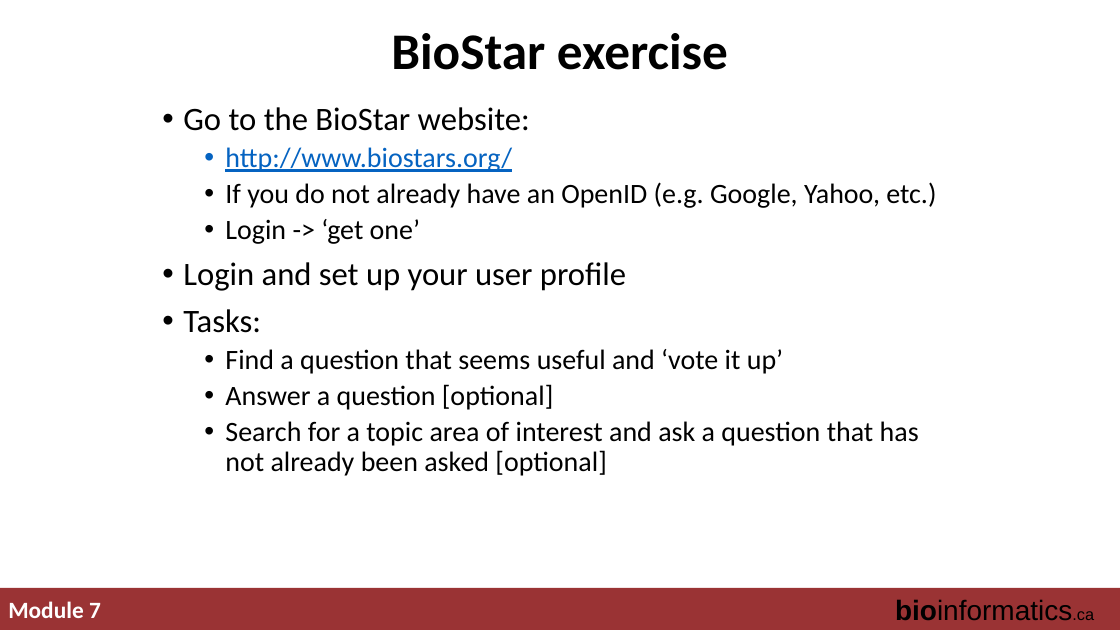
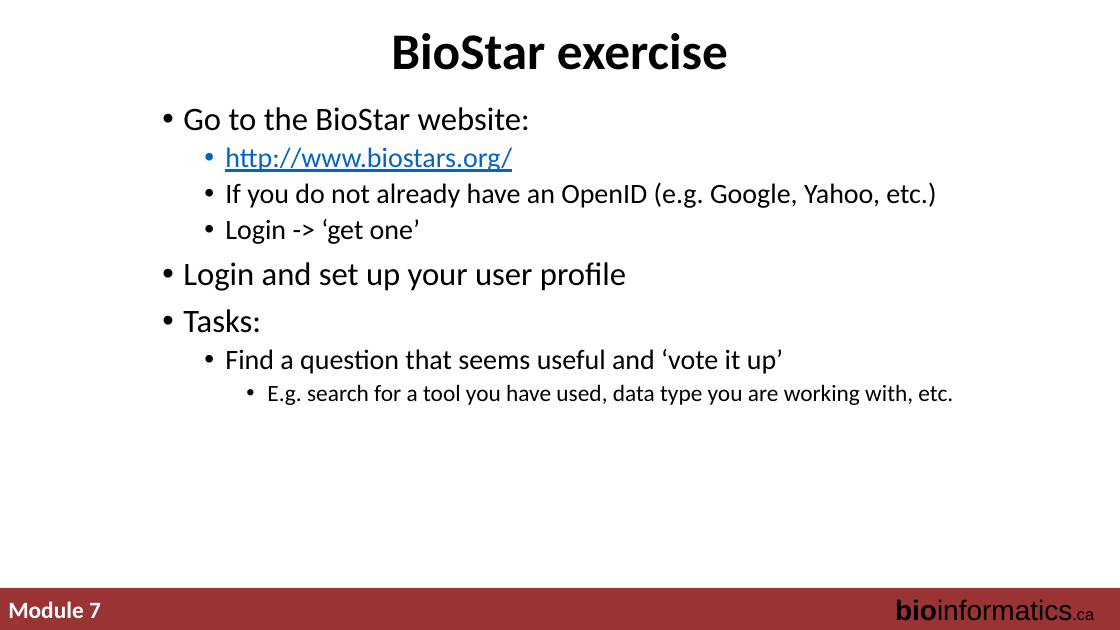
Before and after one commit to griffithlab/rnabio.org, a slide deck: slide 20 of assets/lectures/cbw-cshl/2019/full/RNASeq_Module7_Lecture.pptx. Drawn at 1120x630 pixels with LibreOffice and Linux fonts; fonts in the diff are those of the drawing. Boxes give left, top, right and bottom in pixels: in the first picture for what was removed or moved away, otherwise in the second. Text is boxed around its words. In the diff, an @@ line names an element or a change of style, - is before the commit and + after.

Commit message:
fix tools path and update biostars exercise

```diff
--- a/assets/lectures/cbw-cshl/2019/full/RNASeq_Module7_Lecture.pptx
+++ b/assets/lectures/cbw-cshl/2019/full/RNASeq_Module7_Lecture.pptx
@@ text at [267,384,953,405]: text changed; size 24 to 20 pt @@
-  • Answer a question [optional]
-  • Search for a topic area of interest and ask a question that has not already been asked [optional]
+    • E.g. search for a tool you have used, data type you are working with, etc.
```
Also in this commit, not shown: 2 other files.
